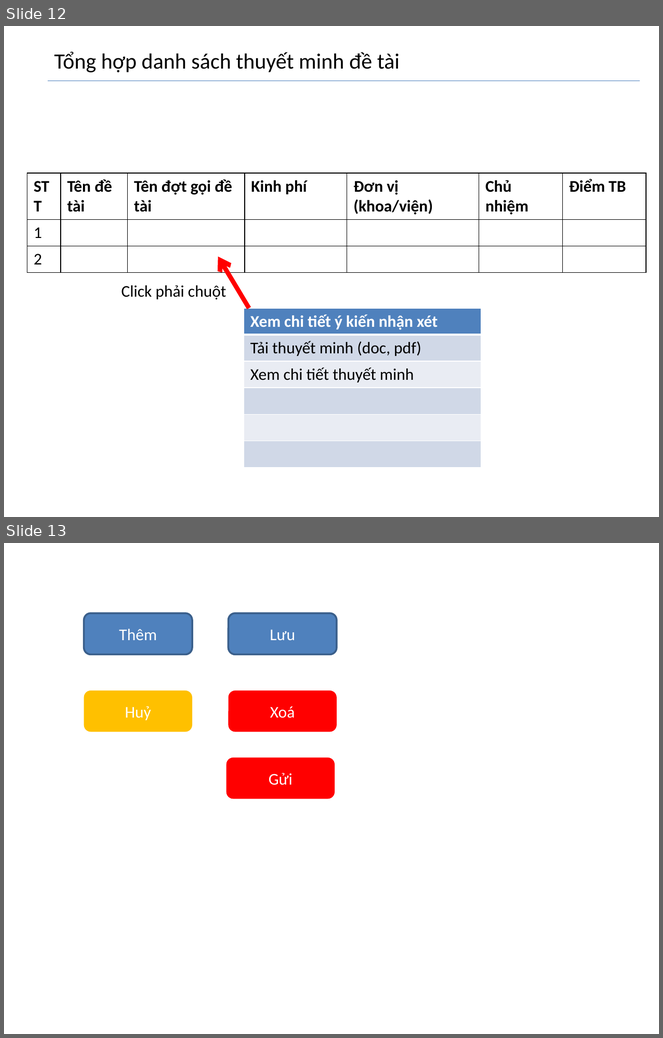
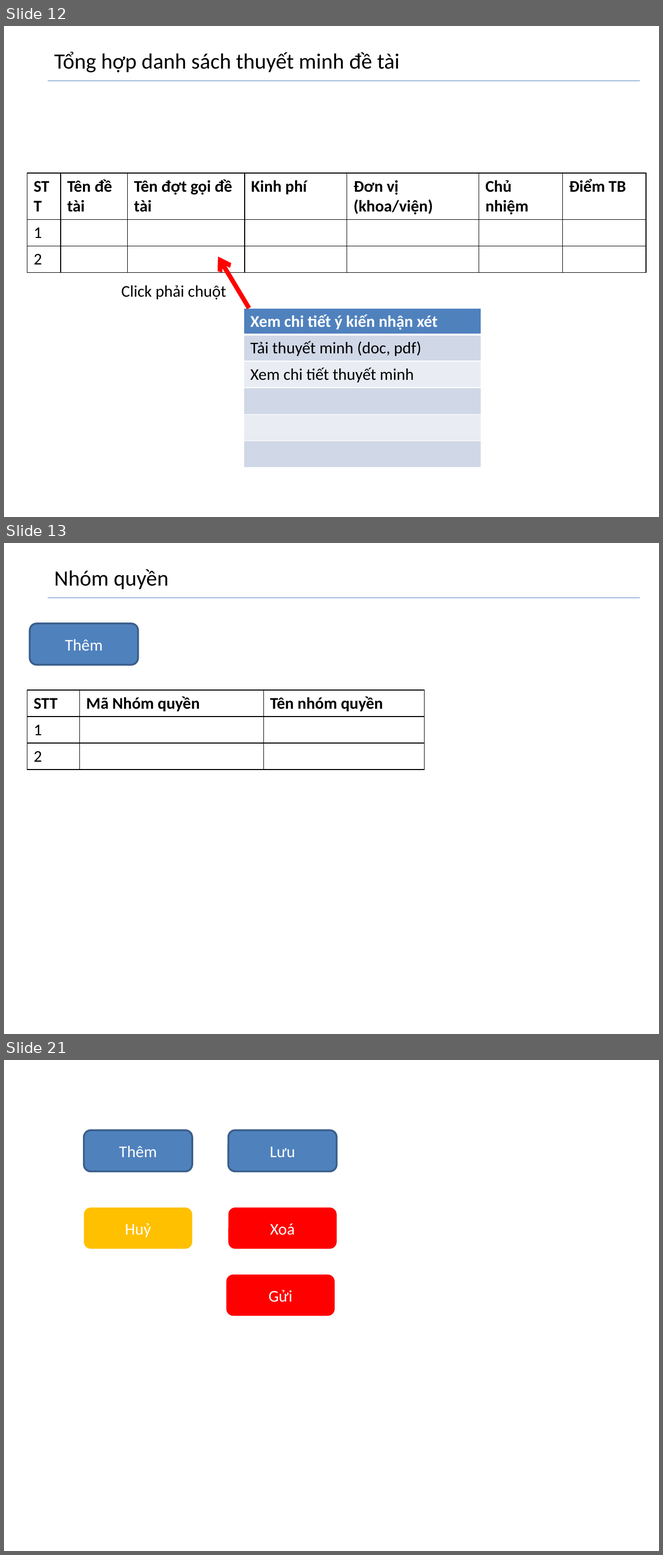
Before and after one commit to dungkhmt/bkofbiz, a slide deck: screen-ui-design/screen-ui-design.pptx. Shown one above the other, each under a label of ours: slides 12 and 13 before the commit, slides 12, 13 and 21 after it; the slides between them are not shown. The pictures are 663x1038 and 663x1555 pixels, drawn with LibreOffice and Linux fonts; fonts in the diff are those of the drawing. Boxes give left, top, right and bottom in pixels: in the first picture for what was removed or moved away, otherwise in the second. Text is boxed around its words. In the diff, an @@ line names an element or a change of style, - is before the commit and + after.

```diff
--- a/screen-ui-design/screen-ui-design.pptx
+++ b/screen-ui-design/screen-ui-design.pptx
@@ slide 13 added at [4,543,659,1034], background #FFFFFF @@
@@ text added at [54,569,169,589], 24 pt, text #000000 @@
+Nhóm quyền
@@ line added from (48, 598) to (640, 598), #4B7EBC 0.75 pt @@
@@ rounded rectangle added at [29,624,138,665], fill #4F81BD, outline #3A5F8C 2 pt, 18 pt, text #FFFFFF @@
+Thêm
@@ table added at [27,690,424,770], 3 rows, 3 columns @@
+STT | Mã Nhóm quyền | Tên nhóm quyền
+1 |  | 
+2 |  | 
@@ what was slide 13 is now slide 21 @@
```
Also in this commit, not shown: 7 other slides added, 13 other files.
